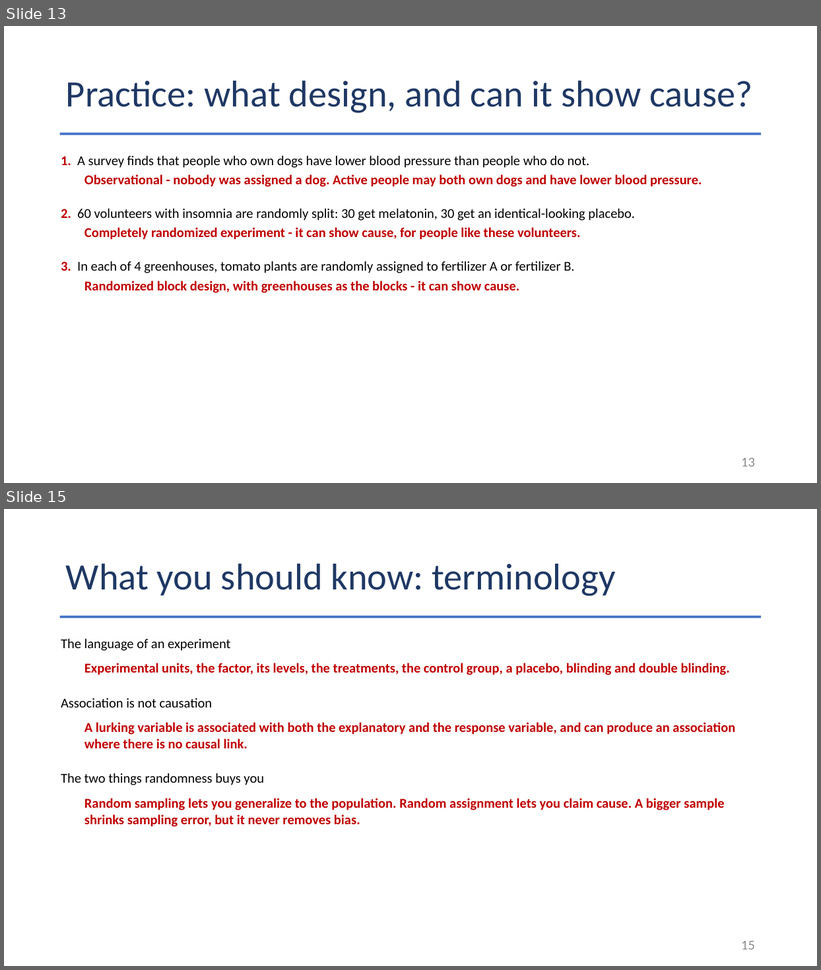
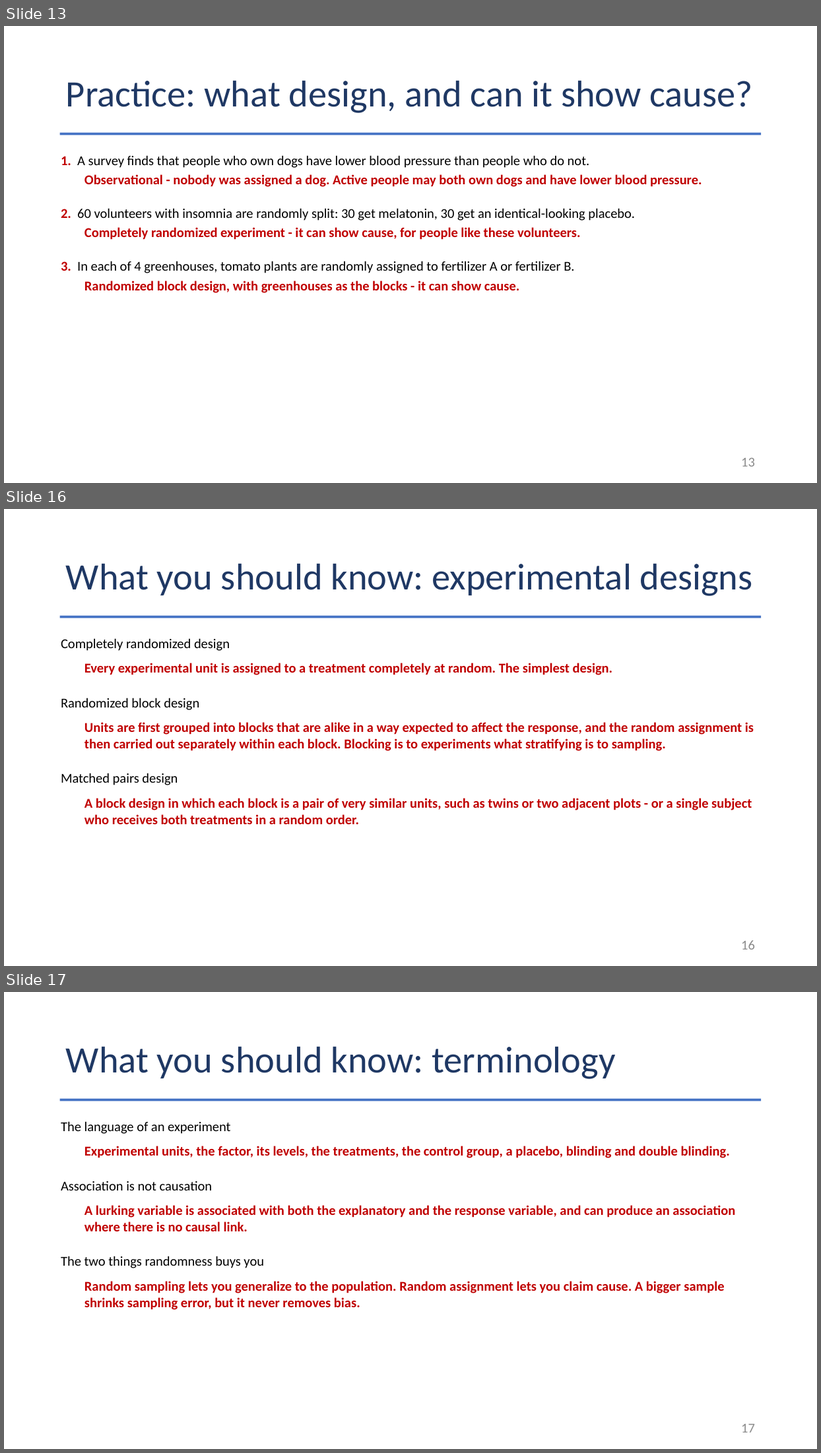
Before and after one commit to Jarred6068/Kvamme_UI_STAT251, a slide deck: docs/lecture_slides/Week 5/Week5_Lecture11_Slides_9_25_2026.pptx. Shown one above the other, each under a label of ours: slides 13 and 15 before the commit, slides 13, 16 and 17 after it; the slides between them are not shown. The pictures are 821x970 and 821x1453 pixels, drawn with LibreOffice and Linux fonts; fonts in the diff are those of the drawing. Boxes give left, top, right and bottom in pixels: in the first picture for what was removed or moved away, otherwise in the second. Text is boxed around its words. In the diff, an @@ line names an element or a change of style, - is before the commit and + after.

```diff
--- a/docs/lecture_slides/Week 5/Week5_Lecture11_Slides_9_25_2026.pptx
+++ b/docs/lecture_slides/Week 5/Week5_Lecture11_Slides_9_25_2026.pptx
@@ slide 16 added at box(4, 509, 817, 966), background #FFFFFF @@
@@ title added at box(66, 563, 753, 596), 44 pt, text #1F3864 @@
+What you should know: experimental designs
@@ rectangle added at box(60, 616, 762, 618), fill #4472C4 @@
@@ text added at box(61, 638, 230, 651), 16 pt, text #000000 @@
+Completely randomized design
@@ text added at box(85, 663, 613, 675), 16 pt, text #C00000, bold @@
+Every experimental unit is assigned to a treatment completely at random. The simplest design.
@@ text added at box(61, 698, 199, 710), 16 pt, text #000000 @@
+Randomized block design
@@ text added at box(85, 722, 754, 751), 16 pt, text #C00000, bold @@
+Units are first grouped into blocks that are alike in a way expected to affect the response, and the random assignment is then carried out separately within each block. Blocking is to experiments what stratifying is to sampling.
@@ text added at box(61, 773, 178, 786), 16 pt, text #000000 @@
+Matched pairs design
@@ text added at box(85, 798, 752, 824), 16 pt, text #C00000, bold @@
+A block design in which each block is a pair of very similar units, such as twins or two adjacent plots - or a single subject who receives both treatments in a random order.
@@ page number added at box(741, 941, 755, 950), 16 pt, text #8C8C8C @@
+16
@@ what was slide 15 is now slide 17 @@
@@ page number at box(741, 1424, 755, 1433): text changed @@
-15
+17
```
Also in this commit, not shown: 2 slides changed, 1 other slide added, 28 other files.
